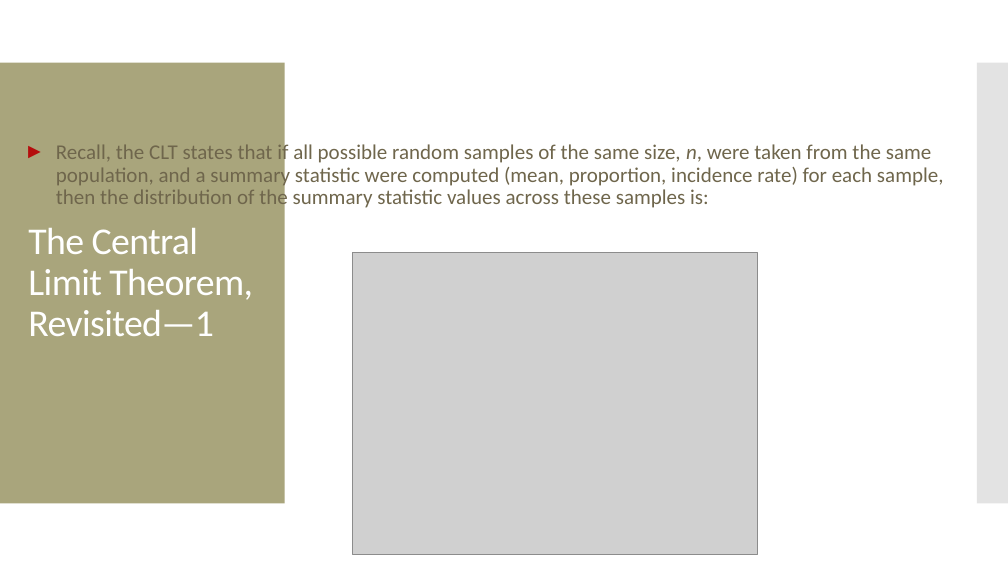
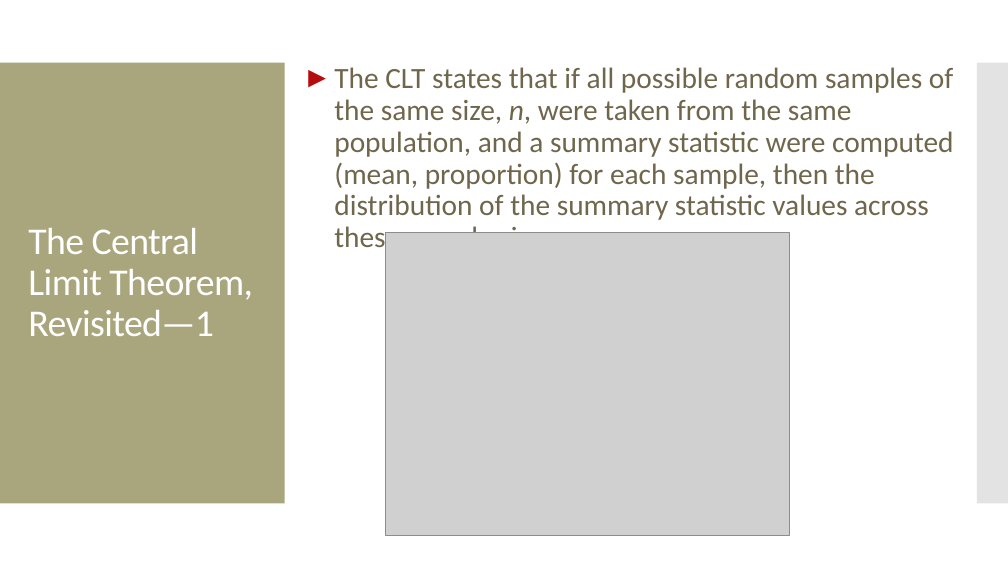
Before and after one commit to amosca01/MATH108-F23, a slide deck: slide 8 of slides/08-confidence-intervals.pptx (slide 4 before the commit). Drawn at 1008x567 pixels with LibreOffice and Linux fonts; fonts in the diff are those of the drawing; grey boxes stand for pictures. Boxes give left, top, right and bottom in pixels: in the first picture for what was removed or moved away, otherwise in the second. Text is boxed around its words. In the diff, an @@ line names an element or a change of style, - is before the commit and + after.

```diff
--- a/slides/08-confidence-intervals.pptx
+++ b/slides/08-confidence-intervals.pptx
@@ text at [334,67,954,255]: text changed; size 20 to 28 pt @@
-► Recall, the CLT states that if all possible random samples of the same size, n, were taken from the same population, and a summary statistic were computed (mean, proportion, incidence rate) for each sample, then the distribution of the summary statistic values across these samples is:
+► The CLT states that if all possible random samples of the same size, n, were taken from the same population, and a summary statistic were computed (mean, proportion) for each sample, then the distribution of the summary statistic values across these samples is:
@@ picture: place and size @@
-picture at [353,252,758,554]
+picture at [385,233,789,535]
```
Also in this commit, not shown: 21 other slides changed, 17 slides added, 20 slides removed, 4 other files.
